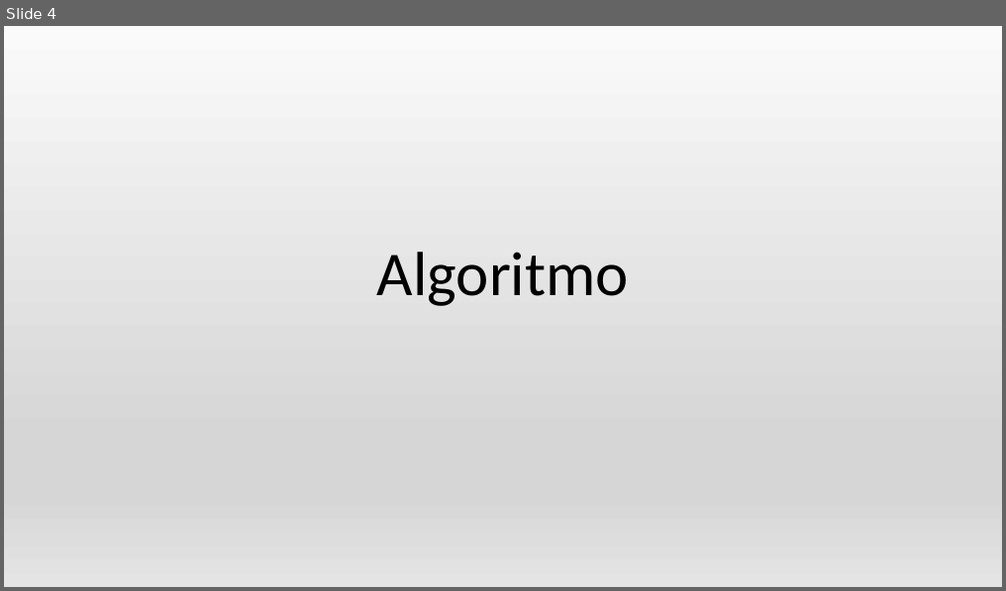
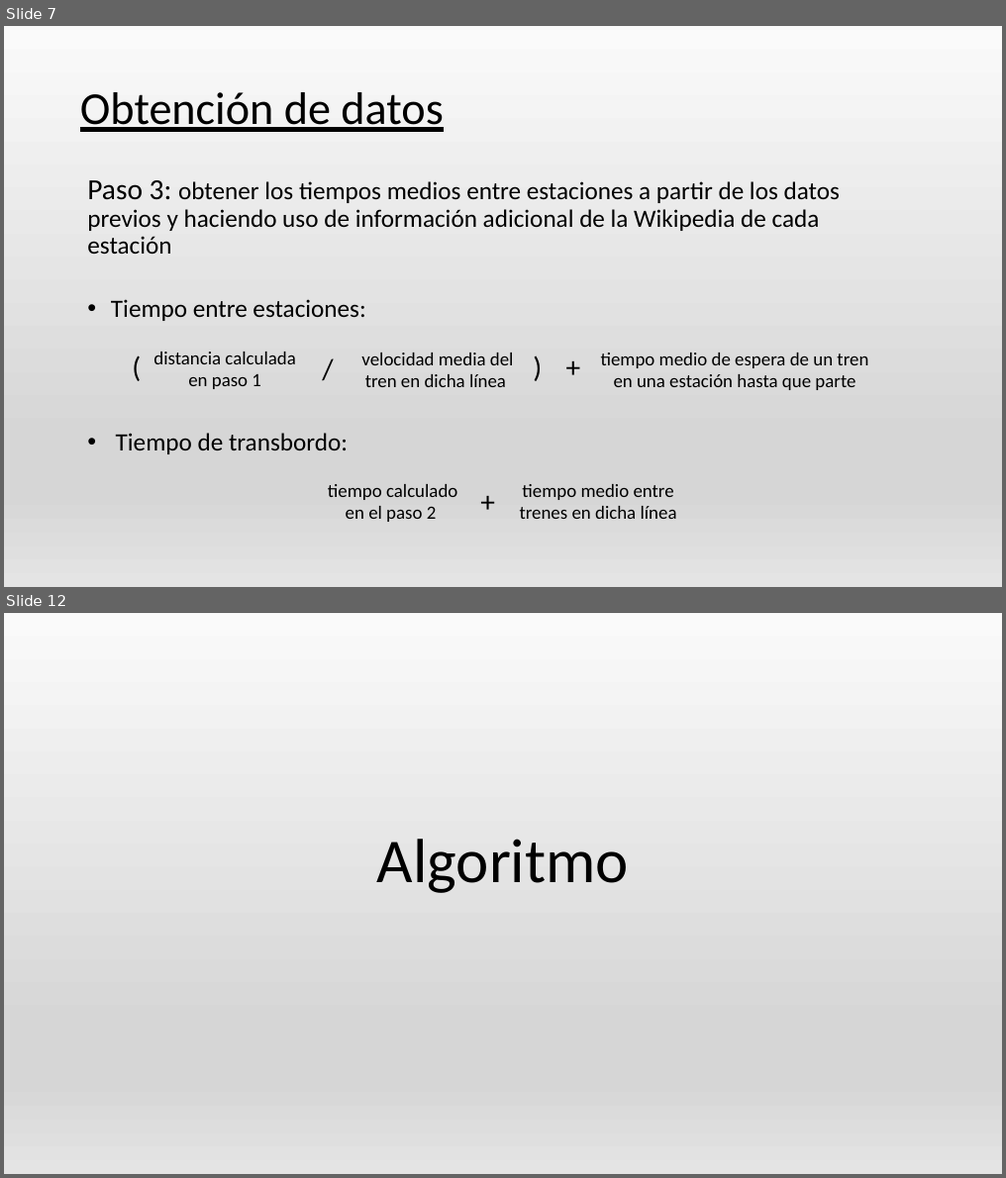
Before and after one commit to AGarciaCast/MetroJapon, a slide deck: PresentacionMetro.pptx. Shown one above the other, each under a label of ours: slide 4 before the commit, slides 7 and 12 after it; the slides between them are not shown. The pictures are 1006x591 and 1006x1178 pixels, drawn with LibreOffice and Linux fonts; fonts in the diff are those of the drawing. Boxes give left, top, right and bottom in pixels: in the first picture for what was removed or moved away, otherwise in the second. Text is boxed around its words. In the diff, an @@ line names an element or a change of style, - is before the commit and + after.

```diff
--- a/PresentacionMetro.pptx
+++ b/PresentacionMetro.pptx
@@ slide 7 added at (x1=4, y1=26, x2=1002, y2=587), background gradient #FAFAFA to #D7D7D7 to #E4E4E4 @@
@@ title added at (x1=80, y1=92, x2=443, y2=132), 44 pt, text #000000, underline @@
+Obtención de datos
@@ text added at (x1=87, y1=180, x2=840, y2=254), 24 pt, text #000000 @@
+Paso 3: obtener los tiempos medios entre estaciones a partir de los datos previos y haciendo uso de información adicional de la Wikipedia de cada estación
@@ text added at (x1=111, y1=299, x2=365, y2=321), 24 pt, text #000000 @@
+• Tiempo entre estaciones:
@@ group added at (x1=125, y1=346, x2=868, y2=390): 7 texts @@
+tiempo medio de espera de un tren en una estación hasta que parte
+distancia calculada en paso 1
+velocidad media del tren en dicha línea
+/
+(
+)
++
@@ text added at (x1=116, y1=433, x2=348, y2=455), 24 pt, text #000000 @@
+• Tiempo de transbordo:
@@ text added at (x1=328, y1=484, x2=457, y2=522), 18 pt, text #000000 @@
+tiempo calculado en el paso 2
@@ text added at (x1=473, y1=479, x2=503, y2=522), 28 pt, text #000000 @@
++
@@ text added at (x1=520, y1=484, x2=677, y2=519), 18 pt, text #000000 @@
+tiempo medio entre trenes en dicha línea
@@ what was slide 4 is now slide 12 @@
```
Also in this commit, not shown: 8 slides changed, 10 other slides added, 1 slide removed, 2 other files.
